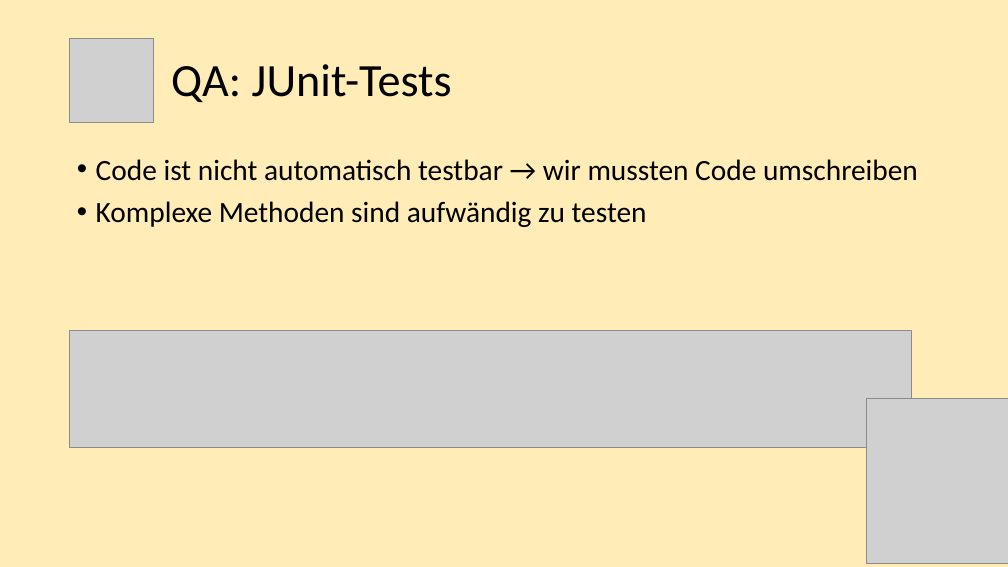
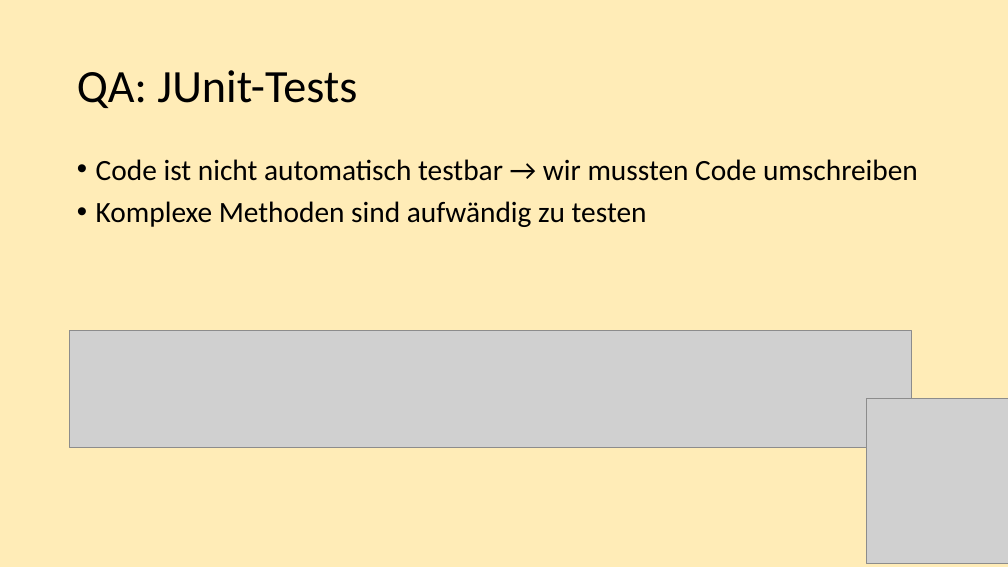
Before and after one commit to ruben-hutter/jDogs, a slide deck: slide 9 of Milestones/Milestone5/Präsentation_MS5.pptx (slide 10 before the commit). Drawn at 1008x567 pixels with LibreOffice and Linux fonts; fonts in the diff are those of the drawing; grey boxes stand for pictures. Boxes give left, top, right and bottom in pixels: in the first picture for what was removed or moved away, otherwise in the second. Text is boxed around its words. In the diff, an @@ line names an element or a change of style, - is before the commit and + after.

```diff
--- a/Milestones/Milestone5/Präsentation_MS5.pptx
+++ b/Milestones/Milestone5/Präsentation_MS5.pptx
@@ title "QA: JUnit-Tests": place and size @@
-title "QA: JUnit-Tests" at (171,64,452,102)
+title "QA: JUnit-Tests" at (77,70,357,108)
@@ picture removed at (70,39,154,123) @@
```
Also in this commit, not shown: 8 other slides changed, 1 slide removed.
